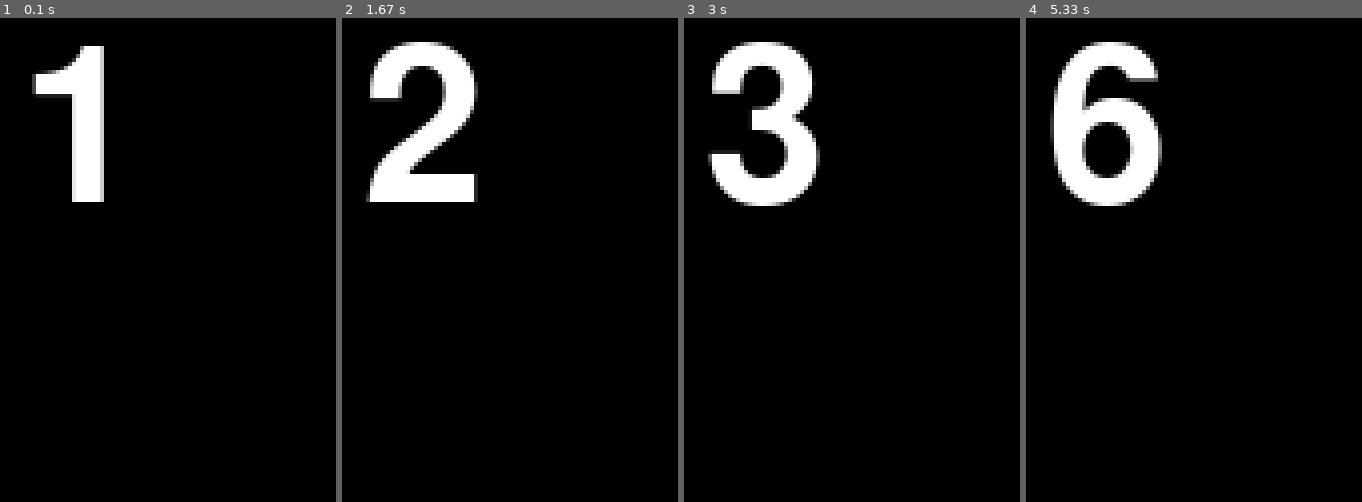
Above: before the commit, frames 1-4 (left to right).
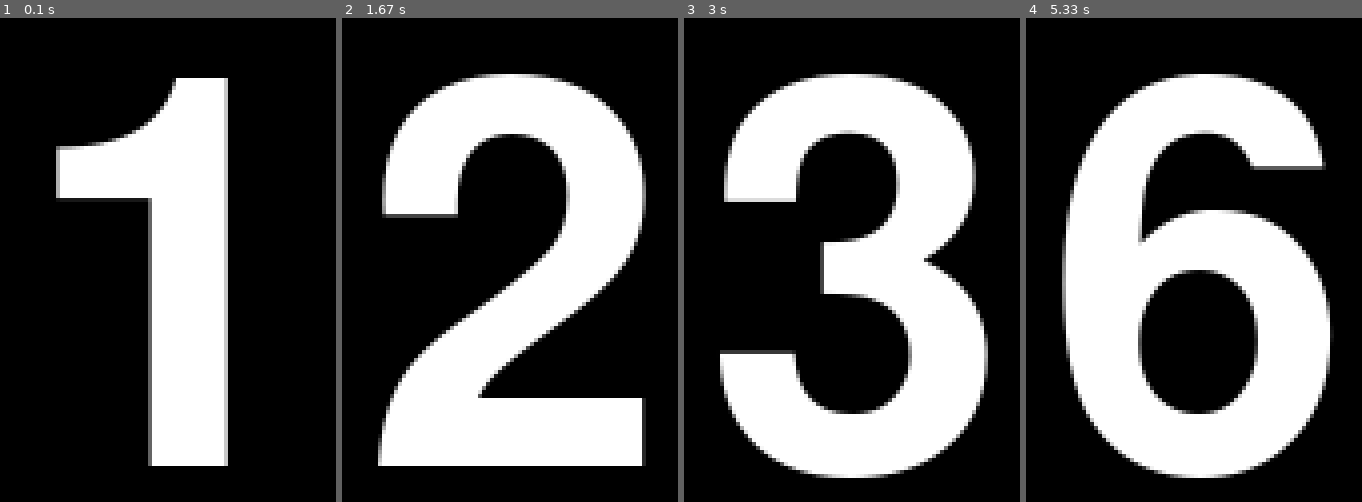
Above: after the commit, the same moments.

Repository: c0a22074e1/ProjExD_01
Game: pygame game, started from pygame_system.py
Two runs of this game, one before a commit and one after it. Both use one fixed random seed, a clock stepped at 60 frames per second and the inputs below.
Inputs:
- Up to frame 1 (0.1 s): no input
- Up to frame 2 (1.67 s): no input
- Up to frame 3 (3 s): no input
- Up to frame 4 (5.33 s): no input

The runs differ from the first frame. In frame 1, 24% of the frame differs, in the area x 9-68%, y 5-93%; in frame 2, 37%; in frame 3, 37%; in frame 4, 43%, in the area x 7-92%, y 4-96%.

Commit message:
Second commit

Diff:
--- a/pygame_system.py
+++ b/pygame_system.py
@@ -5,7 +5,7 @@
     pg.display.set_caption("はじめてのPygame")
     screen = pg.display.set_mode((800, 600))
     clock  = pg.time.Clock()
-    fonto  = pg.font.Font(None, 80)
+    fonto  = pg.font.Font(None, 200)
     tmr = 0
 
     while True:
